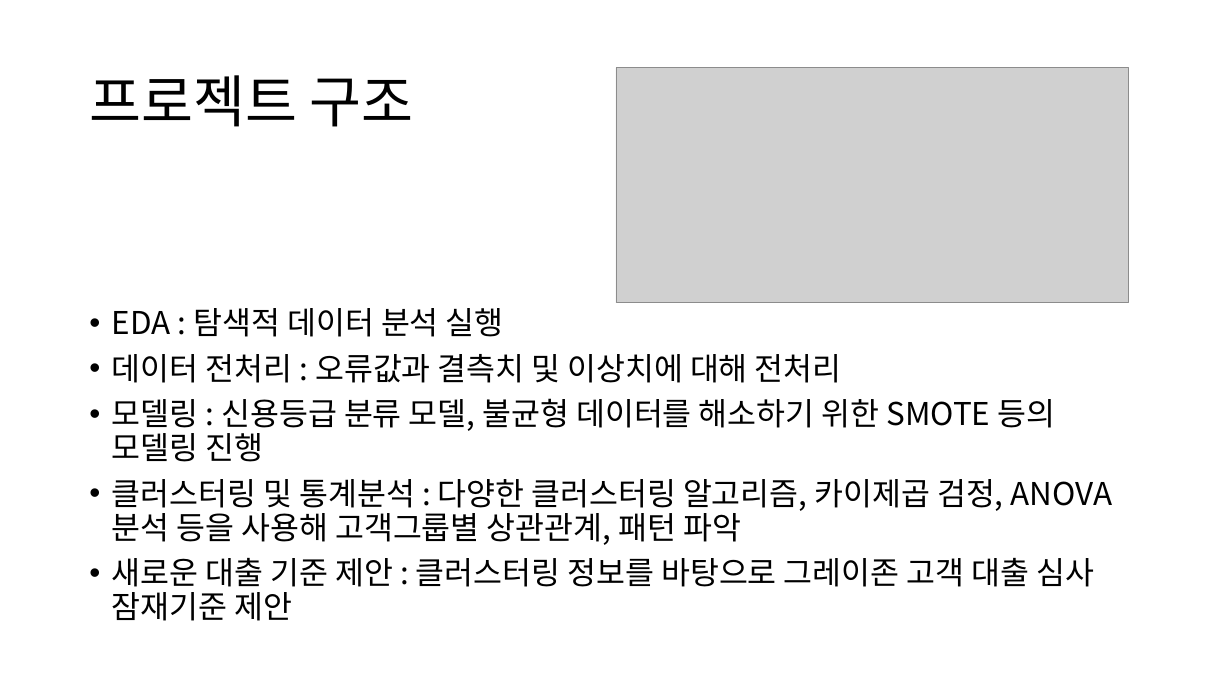
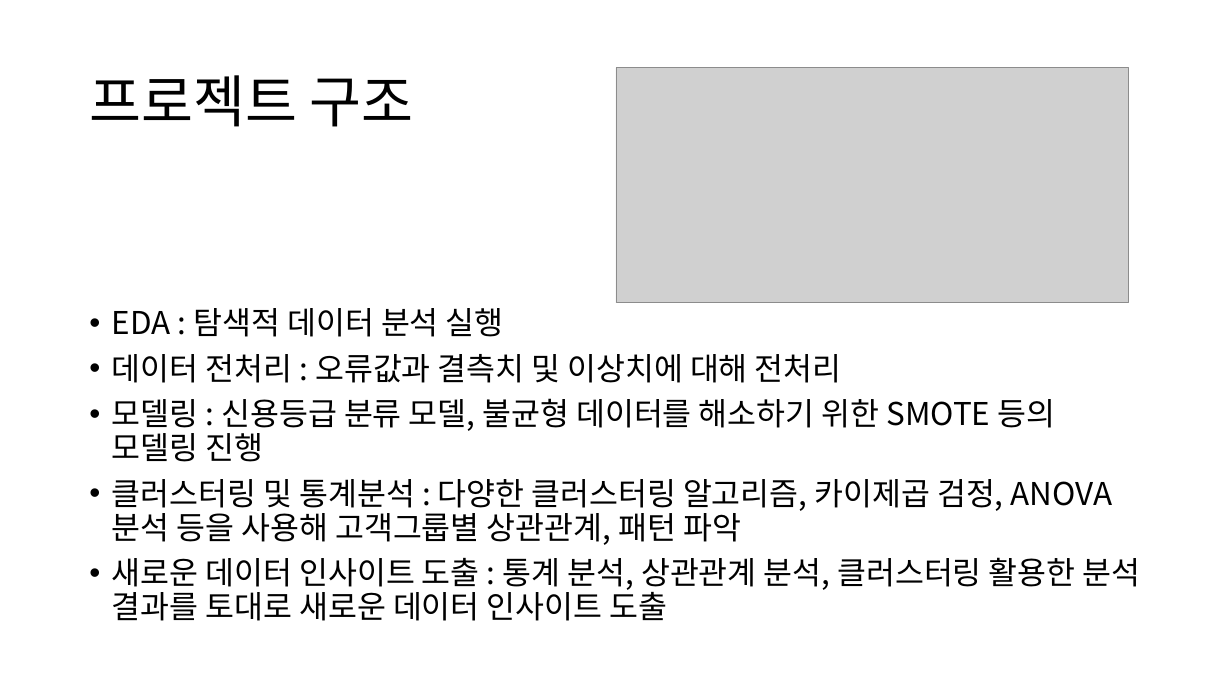
Before and after one commit to HANARONE/dh01, a slide deck: slide 3 of 1차 자료/개인고객 신용등급 산정 모델링.pptx. Drawn at 1232x693 pixels with LibreOffice and Linux fonts; fonts in the diff are those of the drawing; grey boxes stand for pictures. Boxes give left, top, right and bottom in pixels: in the first picture for what was removed or moved away, otherwise in the second. Text is boxed around its words. In the diff, an @@ line names an element or a change of style, - is before the commit and + after.

```diff
--- a/1차 자료/개인고객 신용등급 산정 모델링.pptx
+++ b/1차 자료/개인고객 신용등급 산정 모델링.pptx
@@ text at [112, 557, 1141, 621]: text changed @@
-• 새로운 대출 기준 제안 : 클러스터링 정보를 바탕으로 그레이존 고객 대출 심사 잠재기준 제안
+• 새로운 데이터 인사이트 도출 : 통계 분석, 상관관계 분석, 클러스터링 활용한 분석 결과를 토대로 새로운 데이터 인사이트 도출
```
Also in this commit, not shown: 6 other slides changed, 1 slide added, 1 slide removed, 5 other files.
